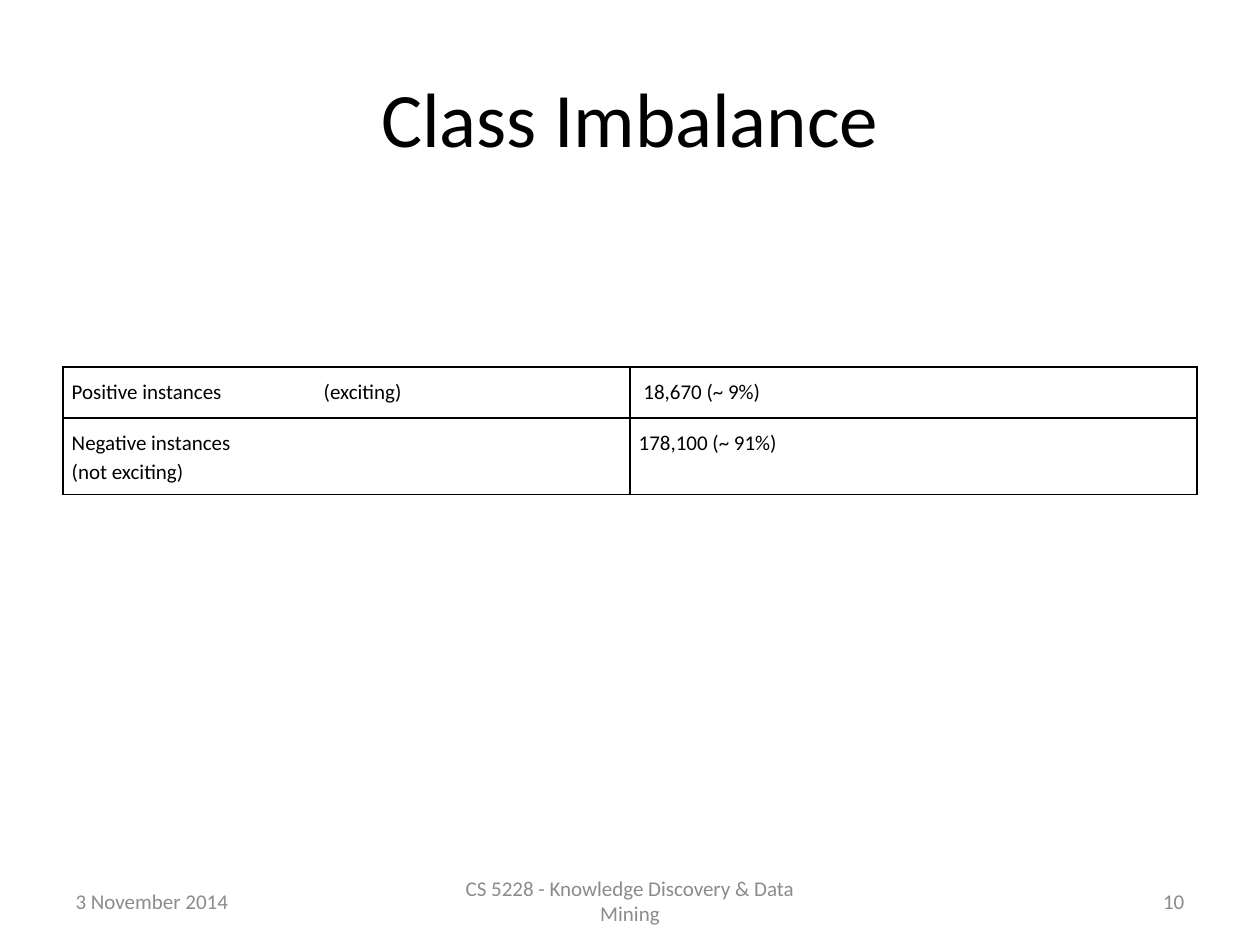
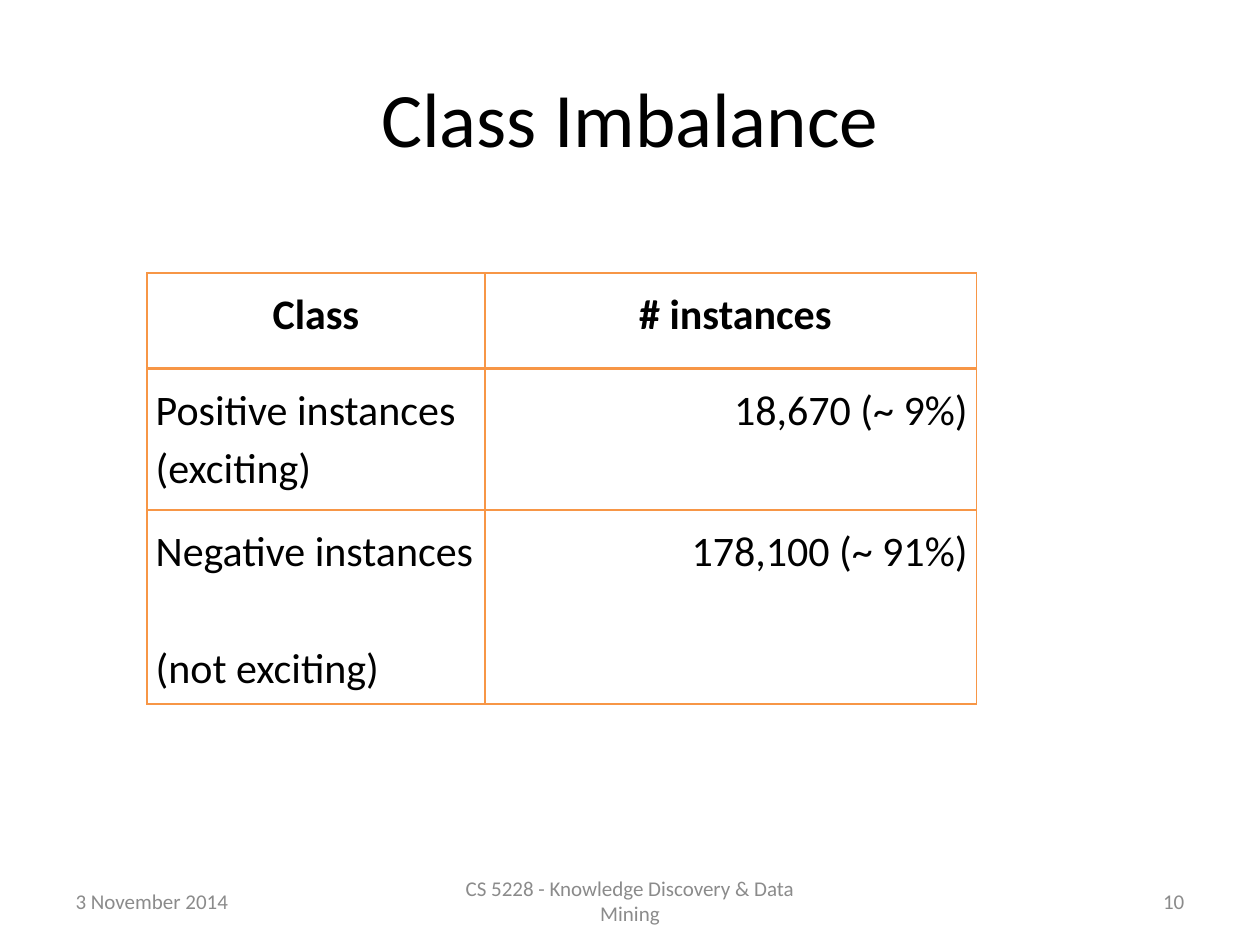
Before and after one commit to raymondhs/Panda-Delights, a slide deck: slide 10 of doc/2014_Nov_04.pptx. Drawn at 1260x945 pixels with LibreOffice and Linux fonts; fonts in the diff are those of the drawing. Boxes give left, top, right and bottom in pixels: in the first picture for what was removed or moved away, otherwise in the second. Text is boxed around its words. In the diff, an @@ line names an element or a change of style, - is before the commit and + after.

```diff
--- a/doc/2014_Nov_04.pptx
+++ b/doc/2014_Nov_04.pptx
@@ table at [147,273,976,695] @@
-row 1: Positive instances (exciting) | 18,670 (~ 9%)
+row 1: Class | # instances
+row 2: Positive instances / (exciting) | 18,670 (~ 9%)
@@ table: place and size @@
-table at [63,367,1197,493]
+table at [147,273,976,695]
```
Also in this commit, not shown: 14 other slides changed, 3 slides added, 1 other file.
